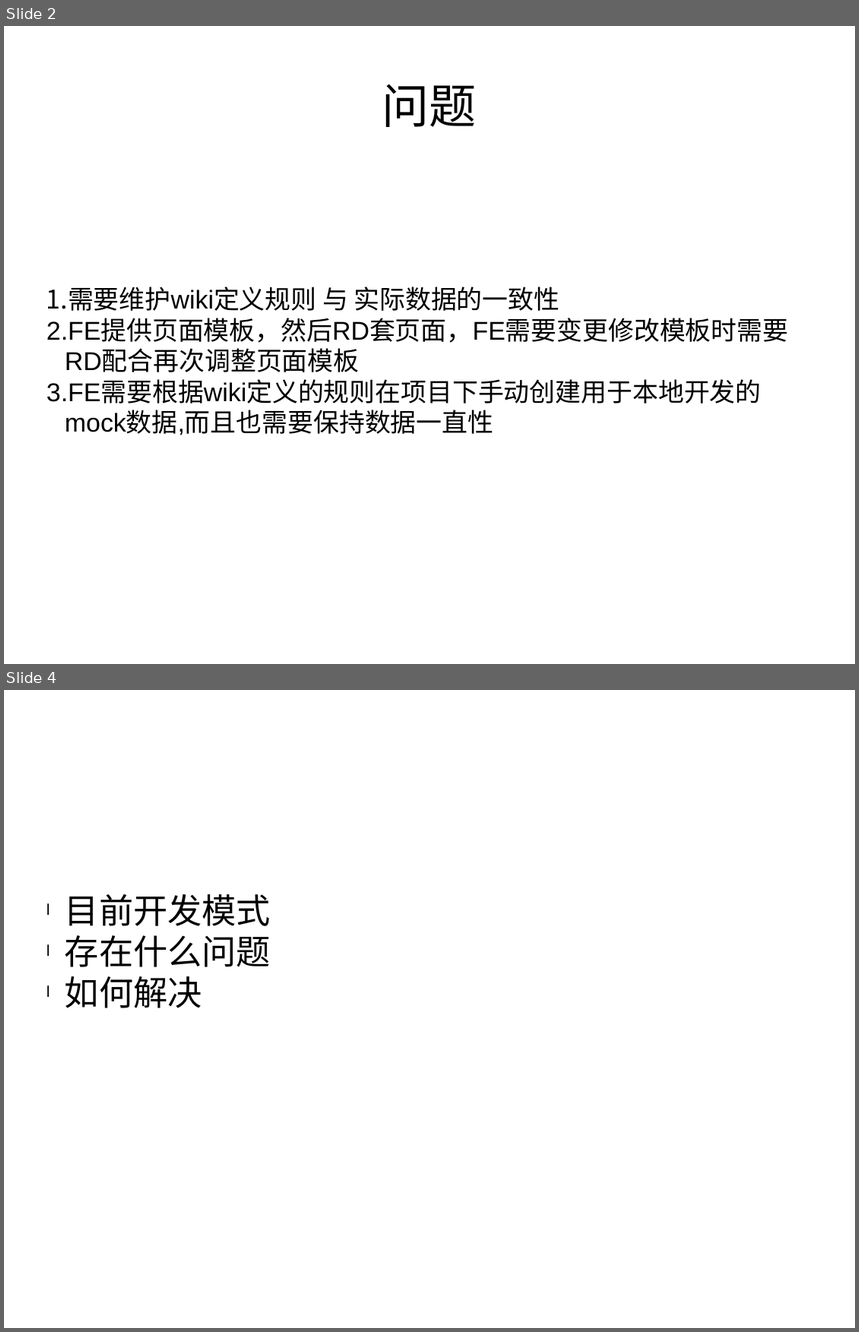
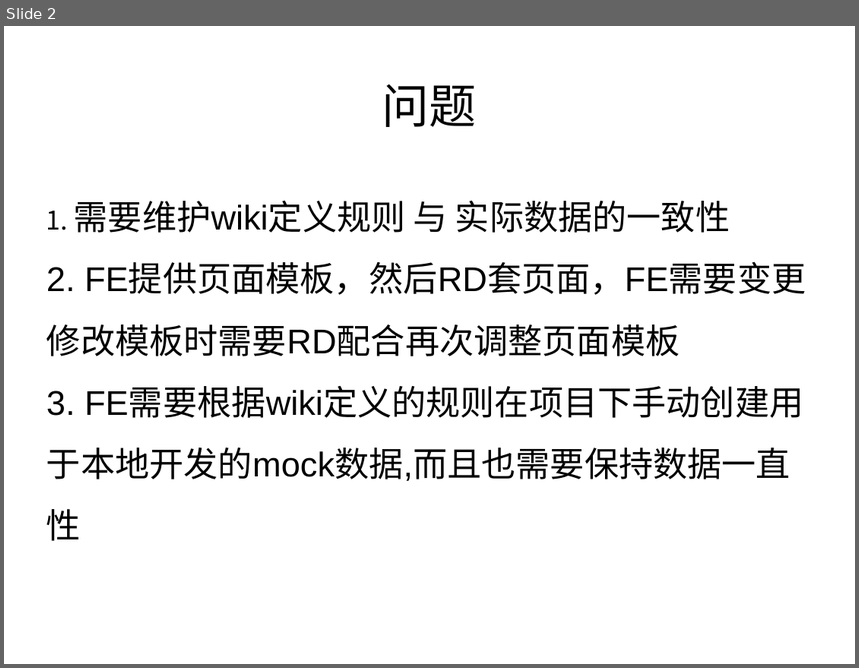
Before and after one commit to RK-WJW/RK, a slide deck: dd/1.pptx. Shown one above the other, each under a label of ours: slides 2 and 4 before the commit, slide 2 after it; the slides between them are not shown. The pictures are 859x1332 and 859x668 pixels, drawn with LibreOffice and Linux fonts; fonts in the diff are those of the drawing. Boxes give left, top, right and bottom in pixels: in the first picture for what was removed or moved away, otherwise in the second. Text is boxed around its words. In the diff, an @@ line names an element or a change of style, - is before the commit and + after.

```diff
--- a/dd/1.pptx
+++ b/dd/1.pptx
@@ slide 4 removed at [4, 690, 855, 1328], background #FFFFFF @@
@@ text removed at [65, 894, 271, 1008] @@
-l 目前开发模式
-l 存在什么问题
-l 如何解决
@@ slide 2 changed as well @@
@@ text "需要维护wiki定义规则 与 实际数据的一致性" at [47, 201, 806, 541]: size 24 to 32 pt; line spacing 1 to 1.5 @@
```
Also in this commit, not shown: 2 other slides changed, 3 slides added.
